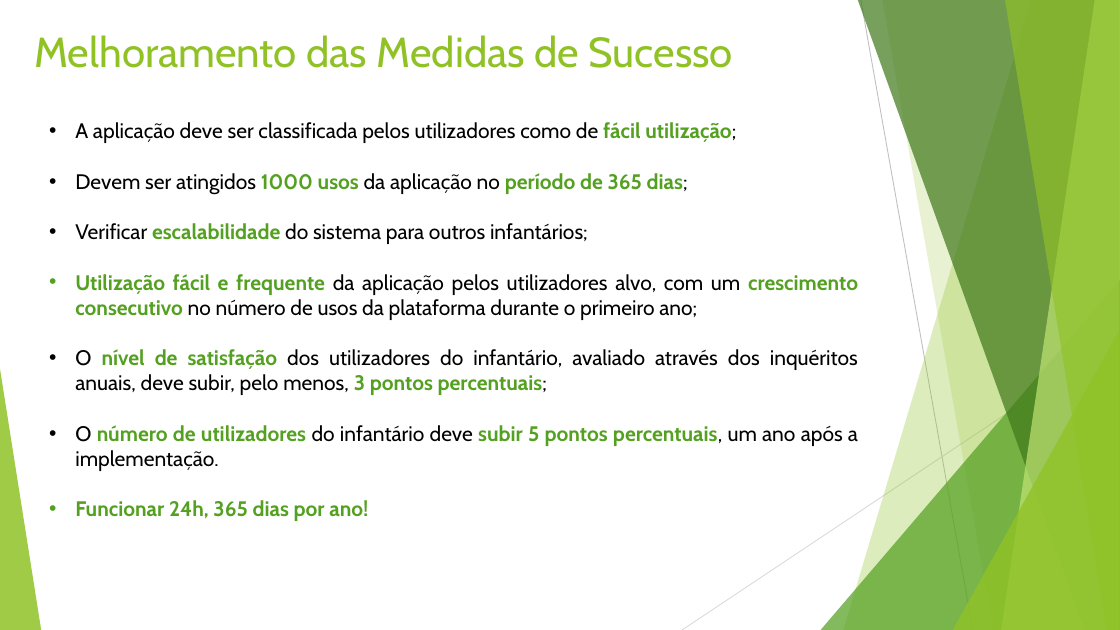
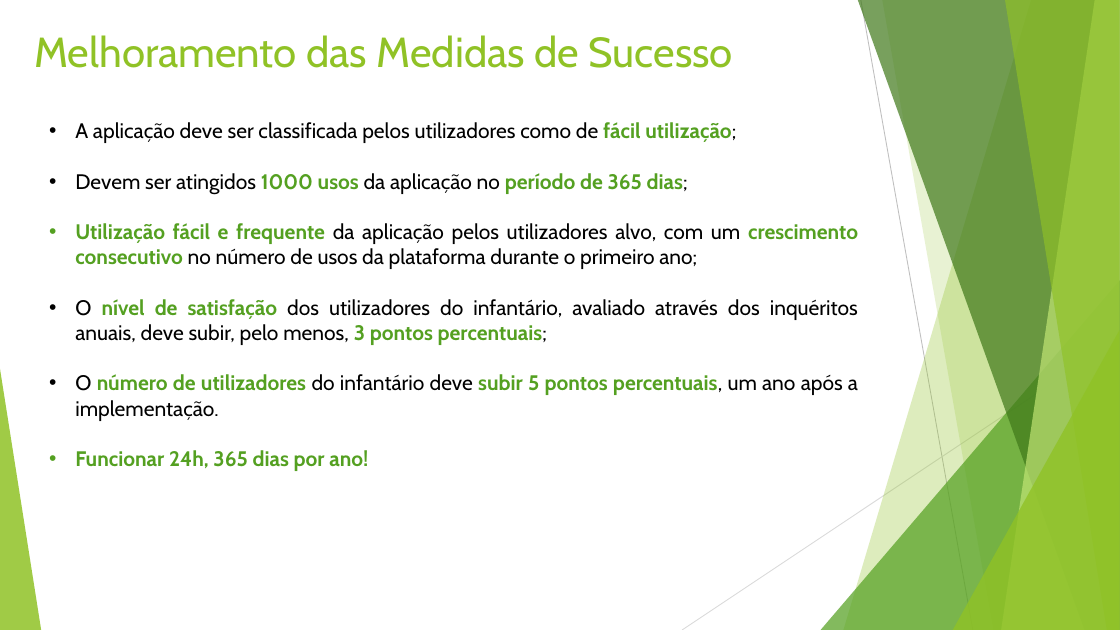
Before and after one commit to vitorjrc/babysitting-system, a slide deck: slide 13 of relatorio/Fase 2/LI4.pptx. Drawn at 1120x630 pixels with LibreOffice and Linux fonts; fonts in the diff are those of the drawing. Boxes give left, top, right and bottom in pixels: in the first picture for what was removed or moved away, otherwise in the second. Text is boxed around its words. In the diff, an @@ line names an element or a change of style, - is before the commit and + after.

Commit message:
Removing wrong success measure

```diff
--- a/relatorio/Fase 2/LI4.pptx
+++ b/relatorio/Fase 2/LI4.pptx
@@ text at (x1=75, y1=223, x2=588, y2=244): paragraph removed @@
-• Verificar escalabilidade do sistema para outros infantários;
```
